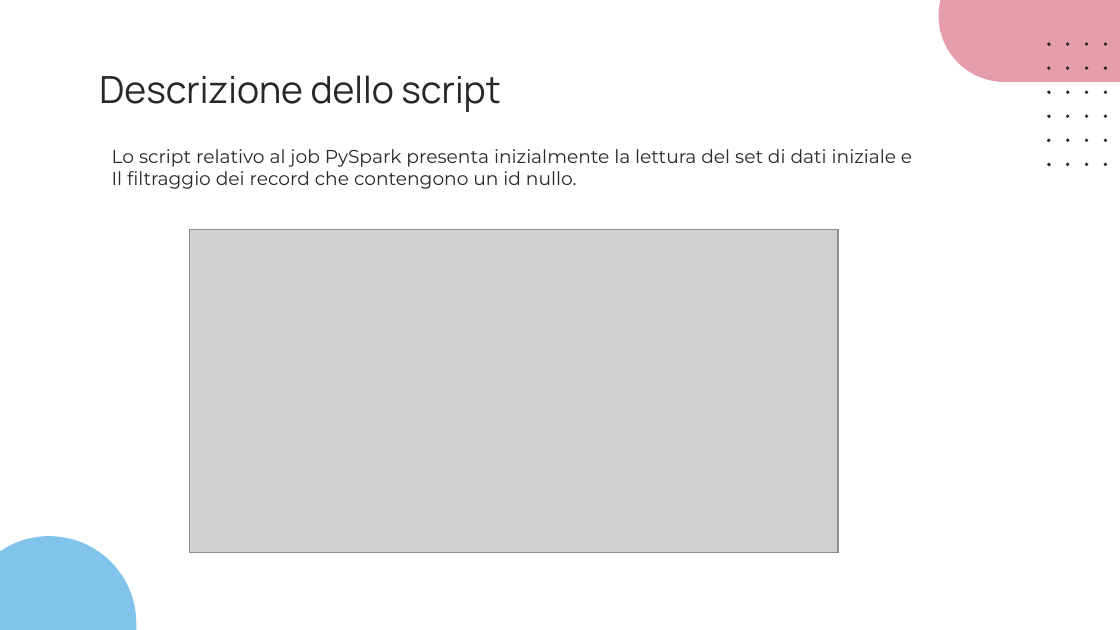
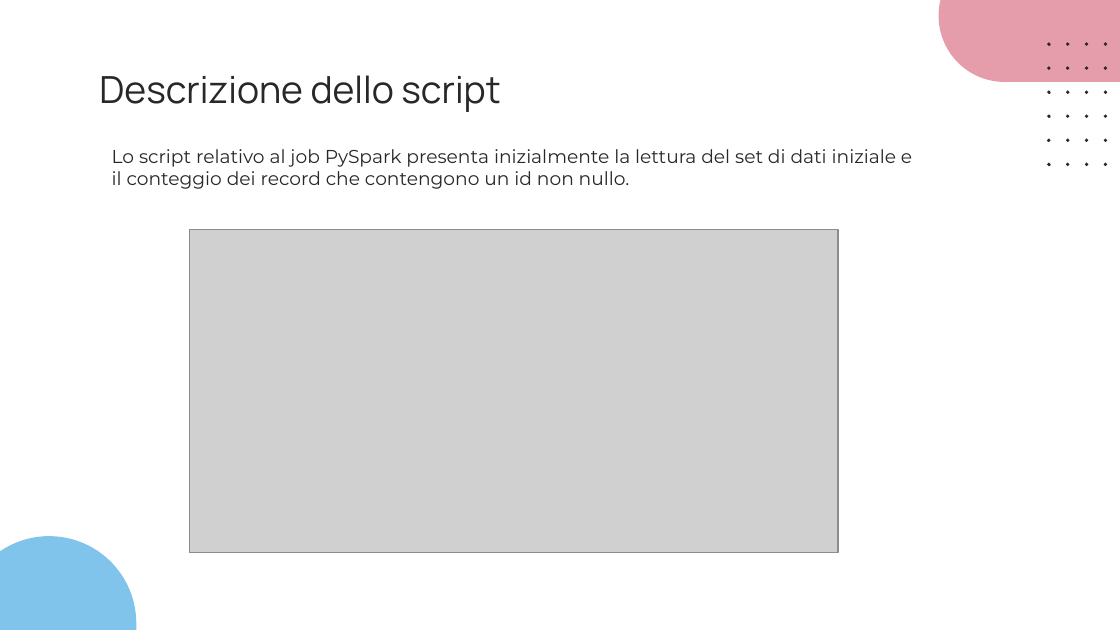
Before and after one commit to slocatelli30/CommuniTEDx, a slide deck: slide 16 of Progetto2.0/CommuniTEDx_2.0.pptx. Drawn at 1120x630 pixels with LibreOffice and Linux fonts; fonts in the diff are those of the drawing; grey boxes stand for pictures. Boxes give left, top, right and bottom in pixels: in the first picture for what was removed or moved away, otherwise in the second. Text is boxed around its words. In the diff, an @@ line names an element or a change of style, - is before the commit and + after.

```diff
--- a/Progetto2.0/CommuniTEDx_2.0.pptx
+++ b/Progetto2.0/CommuniTEDx_2.0.pptx
@@ text at [112,149,912,189]: text changed; text colour #262928 to #252928 @@
-Lo script relativo al job PySpark presenta inizialmente la lettura del set di dati iniziale e
-Il filtraggio dei record che contengono un id nullo.
+Lo script relativo al job PySpark presenta inizialmente la lettura del set di dati iniziale e il conteggio dei record che contengono un id non nullo.
```
Also in this commit, not shown: 4 other slides changed, 2 other files.
